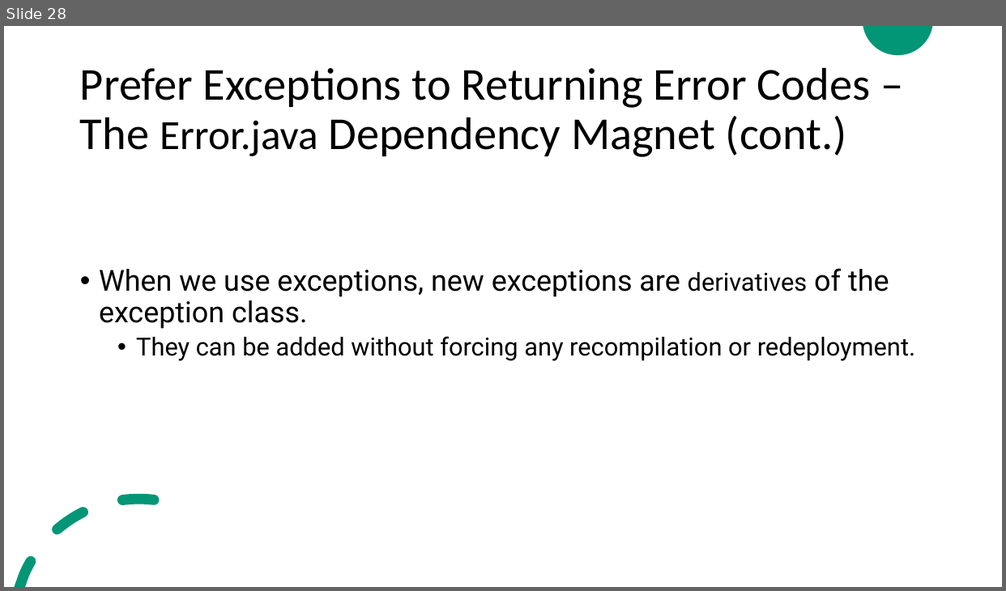
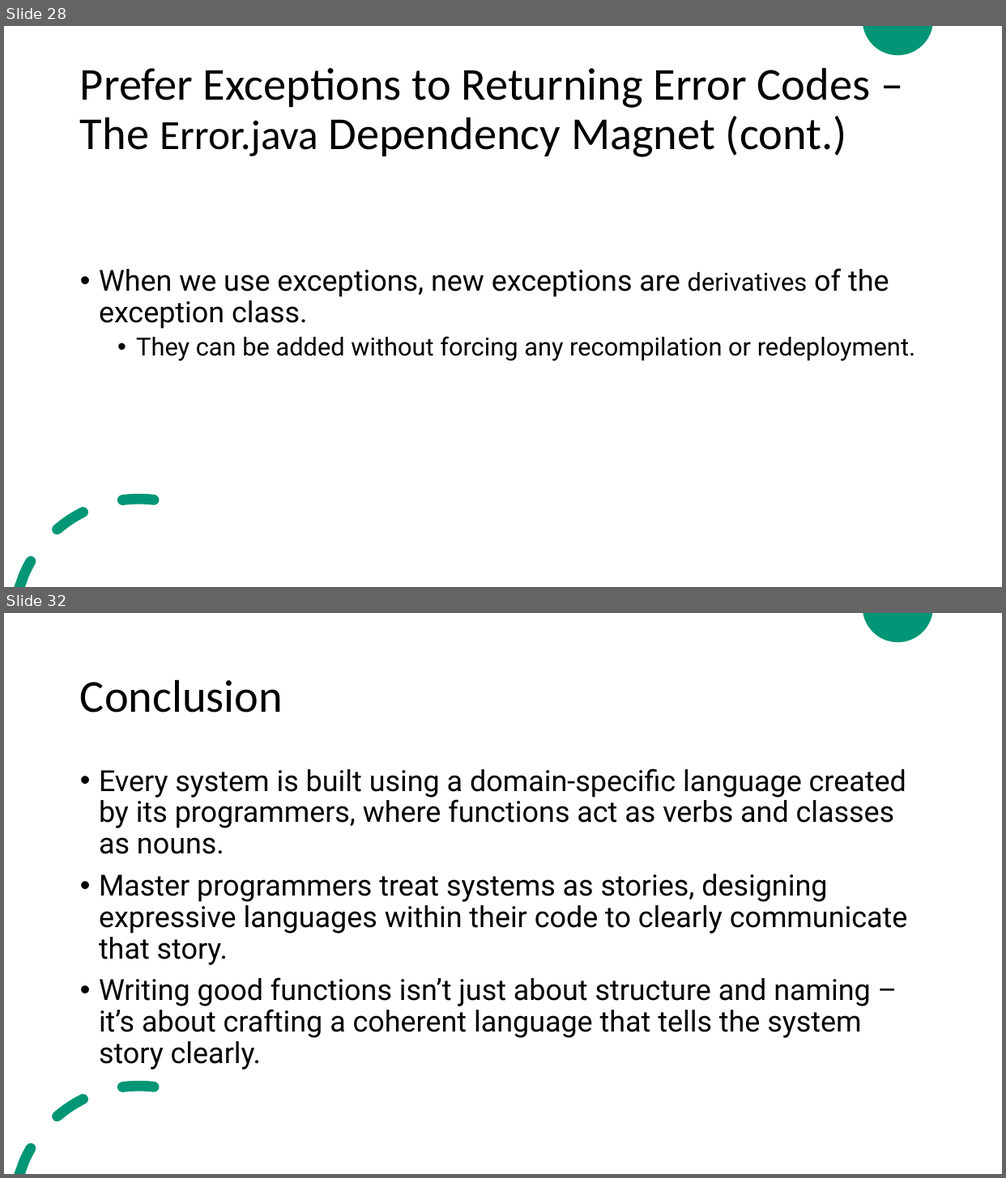
Before and after one commit to ZeinaZayed4/clean-code, a slide deck: Clean Code - Chapter 3.pptx. Shown one above the other, each under a label of ours: slide 28 before the commit, slides 28 and 32 after it; the slides between them are not shown. The pictures are 1006x591 and 1006x1178 pixels, drawn with LibreOffice and Linux fonts; fonts in the diff are those of the drawing. Boxes give left, top, right and bottom in pixels: in the first picture for what was removed or moved away, otherwise in the second. Text is boxed around its words. In the diff, an @@ line names an element or a change of style, - is before the commit and + after.

```diff
--- a/Clean Code - Chapter 3.pptx
+++ b/Clean Code - Chapter 3.pptx
@@ slide 32 added at [4,613,1002,1174], background #FFFFFF; not listed: 2 template elements that a slide beside it also shows @@
@@ title added at [80,679,283,713], 44 pt, text #000000 @@
+Conclusion
@@ text added at [99,769,908,1070], 28 pt, text #000000 @@
+• Every system is built using a domain-specific language created by its programmers, where functions act as verbs and classes as nouns.
+• Master programmers treat systems as stories, designing expressive languages within their code to clearly communicate that story.
+• Writing good functions isn’t just about structure and naming – it’s about crafting a coherent language that tells the system story clearly.
```
Also in this commit, not shown: 3 other slides added.
